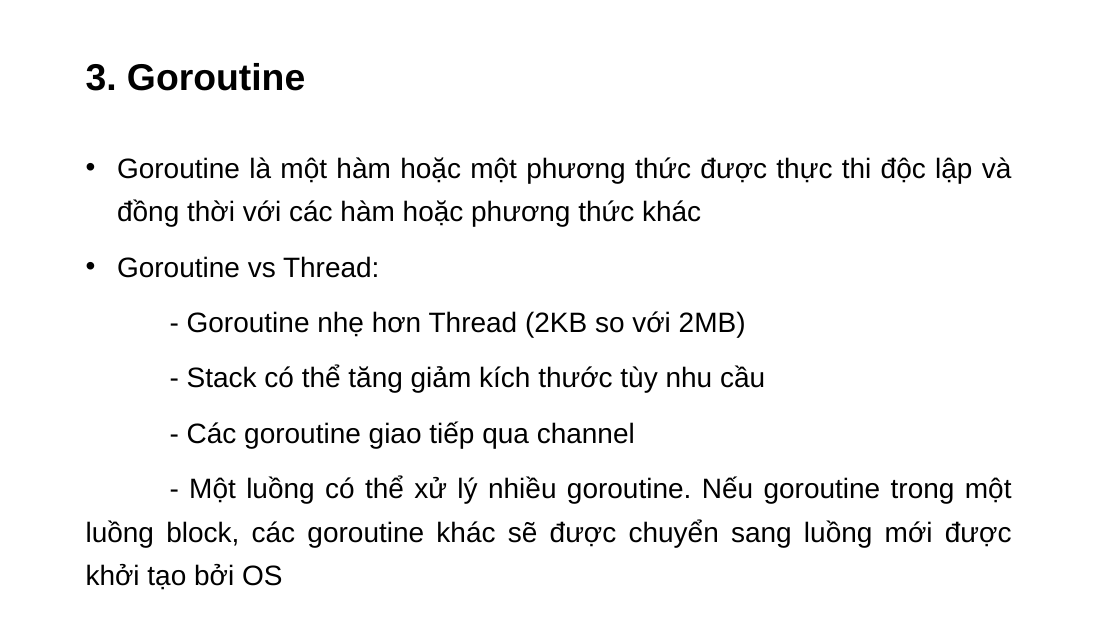
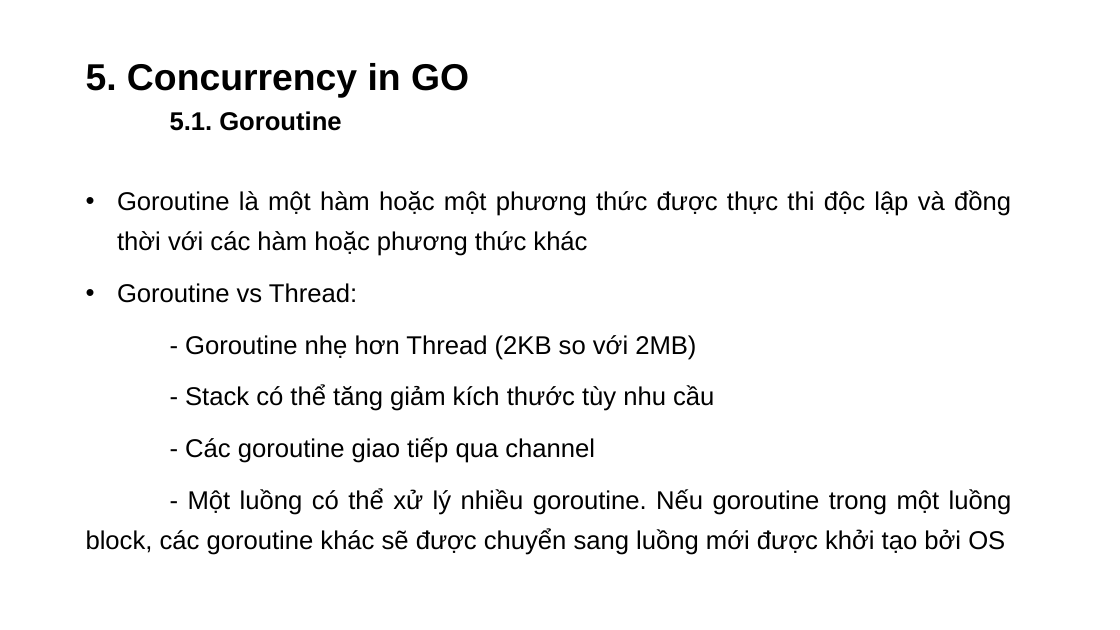
Before and after one commit to dangnm9699/Learn-Golang, a slide deck: slide 20 of Problem and Solution in Concurrency.pptx (slide 10 before the commit). Drawn at 1120x630 pixels with LibreOffice and Linux fonts; fonts in the diff are those of the drawing. Boxes give left, top, right and bottom in pixels: in the first picture for what was removed or moved away, otherwise in the second. Text is boxed around its words. In the diff, an @@ line names an element or a change of style, - is before the commit and + after.

```diff
--- a/Problem and Solution in Concurrency.pptx
+++ b/Problem and Solution in Concurrency.pptx
@@ title removed at [86, 63, 305, 91] @@
-3. Goroutine
@@ title added at [86, 63, 469, 131], 32 pt, text #000000, bold @@
+5. Concurrency in GO
+5.1. Goroutine
@@ text "Goroutine là một hàm hoặc ...": place and size @@
-text "Goroutine là một hàm hoặc ..." at [86, 157, 1012, 590]
+text "Goroutine là một hàm hoặc ..." at [86, 190, 1012, 555]
@@ text "Goroutine là một hàm hoặc ..." at [86, 190, 1012, 555]: size 24 to 22 pt @@
```
Also in this commit, not shown: 5 other slides changed, 14 slides added, 2 slides removed, 1 other file.
